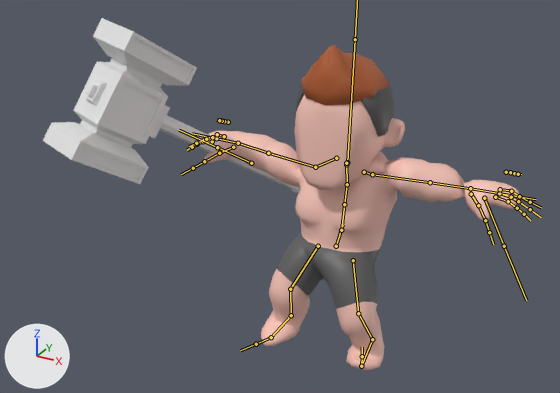
One commit to the FBX model HammerLike/Assets/Resources/Player/Mesh/Dolshoi_New.fbx: the scene before it, then after it.
Before and after are seen from a 50 mm lens placed at (1.88, -4.13, 3.1), pointed at (-0.37, -0.03, 1.05). Arrows for +X, +Y and +Z are at lower left; the lights stay in place. Both versions are drawn at frame 6 of the action 'Dolshoi_Armature|Hit'; the numbers are the values there. The bones that bend it are drawn over the model as lines.

The first picture shows 'Dolshoi_Body', 'Dolshoi_Head', 'Test_Hammer'.
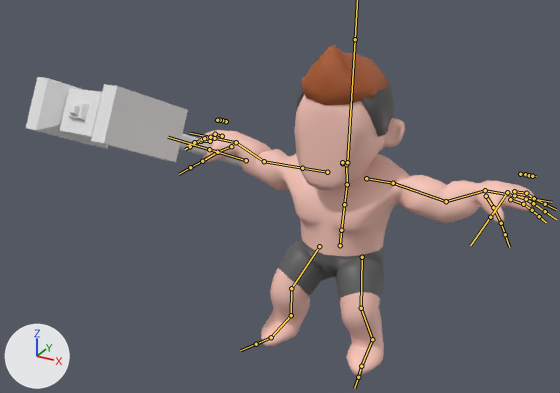
What differs and where, as boxes [x1, y1, x2, y2] in the pictures (560 x 393 px):
'Dolshoi_Body', posed (6% wider)
    before: [205, 131, 520, 370]
    after: [199, 130, 534, 375]
'Test_Hammer', posed
    before: [43, 18, 301, 193]
    after: [26, 77, 241, 166]
bone 'mixamorig:Hips', root to tip
    before: (336, 246) to (343, 224)
    after: (340, 245) to (342, 225)
bone 'mixamorig:LeftShoulder', root to tip
    before: (364, 172) to (372, 174)
    after: (366, 178) to (393, 183)
bone 'mixamorig:LeftArm', root to tip
    before: (372, 174) to (430, 182)
    after: (393, 183) to (446, 201)
bone 'mixamorig:LeftForeArm', root to tip
    before: (430, 182) to (470, 188)
    after: (446, 201) to (485, 190)
bone 'mixamorig:LeftHand', root to tip
    before: (470, 188) to (536, 199)
    after: (485, 190) to (551, 202)
bone 'mixamorig:RightShoulder', root to tip
    before: (336, 158) to (315, 167)
    after: (327, 172) to (302, 168)
bone 'mixamorig:RightArm', root to tip
    before: (315, 167) to (268, 153)
    after: (302, 168) to (264, 161)
bone 'mixamorig:RightForeArm', root to tip
    before: (268, 153) to (238, 143)
    after: (264, 161) to (236, 142)
bone 'mixamorig:RightHand', root to tip
    before: (238, 143) to (192, 133)
    after: (236, 142) to (190, 133)
bone 'mixamorig:RightWeapon', root to tip
    before: (251, 163) to (217, 147)
    after: (246, 160) to (209, 149)
bone 'mixamorig:LeftUpLeg', root to tip
    before: (353, 260) to (358, 313)
    after: (362, 257) to (361, 308)
bone 'mixamorig:LeftLeg', root to tip
    before: (358, 313) to (372, 339)
    after: (361, 308) to (372, 339)
bone 'mixamorig:LeftToeBase', root to tip
    before: (361, 366) to (362, 356)
    after: (361, 366) to (358, 377)
bone 'mixamorig:RightUpLeg', root to tip
    before: (318, 246) to (290, 289)
    after: (319, 246) to (291, 288)

The change in detail:
Bone 'mixamorig:Hips' (bone_mixamorig_hips) moves from (-0.012, -0.09, -0.085) to (0.0, -0.103, -0.123).
Bone 'mixamorig:Hips' (bone_mixamorig_hips) turns from (-29, -17, 2) to (-7, 0, 0) degrees about its own x, y and z.
Bone 'mixamorig:Spine' (bone_mixamorig_spine) turns from (30, 14, 10) to (7, 0, 0) degrees about its own x, y and z.
Bone 'mixamorig:LeftShoulder' (bone_mixamorig_leftshoulder) moves from (0.0, 0.0, 0.0) to (0.009, 0.013, 0.043).
Bone 'mixamorig:LeftShoulder' (bone_mixamorig_leftshoulder) turns from (-16, 5, 40) to (-1, 1, -6) degrees about its own x, y and z.
Bone 'mixamorig:LeftArm' (bone_mixamorig_leftarm) turns from (-12, -147, -44) to (13, -114, -2) degrees about its own x, y and z.
Bone 'mixamorig:LeftForeArm' (bone_mixamorig_leftforearm) turns from (12, 0, -7) to (10, -7, 28) degrees about its own x, y and z.
Bone 'mixamorig:LeftHand' (bone_mixamorig_lefthand) turns from (-27, 144, -26) to (-40, 112, -63) degrees about its own x, y and z.
Bone 'mixamorig:RightShoulder' (bone_mixamorig_rightshoulder) moves from (-0.102, -0.016, -0.017) to (-0.013, 0.015, 0.053).
Bone 'mixamorig:RightShoulder' (bone_mixamorig_rightshoulder) turns from (34, -6, 6) to (3, 0, 7) degrees about its own x, y and z.
Bone 'mixamorig:RightArm' (bone_mixamorig_rightarm) turns from (-67, 23, -57) to (-33, 68, -32) degrees about its own x, y and z.
Bone 'mixamorig:RightForeArm' (bone_mixamorig_rightforearm) turns from (12, 0, 7) to (10, 7, -29) degrees about its own x, y and z.
Bone 'mixamorig:RightHand' (bone_mixamorig_righthand) turns from (11, -35, -2) to (31, -58, -5) degrees about its own x, y and z.
Bone 'mixamorig:RightWeapon' (bone_mixamorig_rightweapon) moves from (-0.921, -0.316, -0.994) to (-0.963, -0.338, -0.996).
Bone 'mixamorig:RightWeapon' (bone_mixamorig_rightweapon) turns from (-80, 57, -64) to (-27, 6, 12) degrees about its own x, y and z.
Bone 'mixamorig:LeftUpLeg' (bone_mixamorig_leftupleg) turns from (-8, -20, 27) to (33, -11, 14) degrees about its own x, y and z.
Bone 'mixamorig:LeftLeg' (bone_mixamorig_leftleg) turns from (-46, 5, 0) to (-50, 5, 0) degrees about its own x, y and z.
Bone 'mixamorig:LeftFoot' (bone_mixamorig_leftfoot) turns from (26, -10, -7) to (18, -10, -4) degrees about its own x, y and z.
Bone 'mixamorig:LeftToeBase' (bone_mixamorig_lefttoebase) turns from (52, -5, -2) to (0, 0, 0) degrees about its own x, y and z.
Bone 'mixamorig:RightUpLeg' (bone_mixamorig_rightupleg) turns from (14, -10, -9) to (33, 11, -14) degrees about its own x, y and z.
